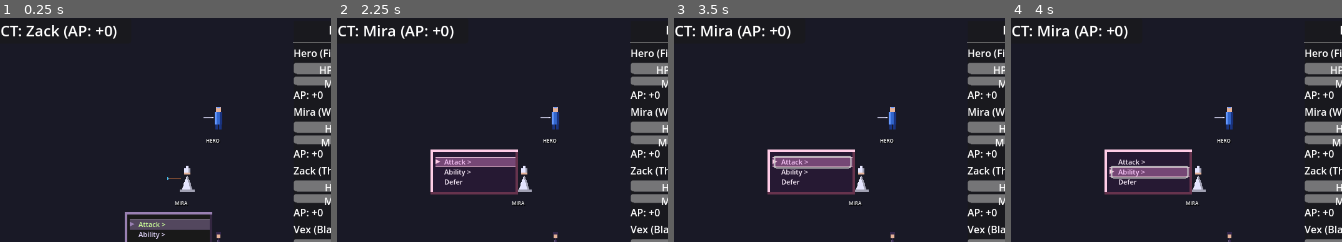
Above: before the commit, frames 1-4 (left to right).
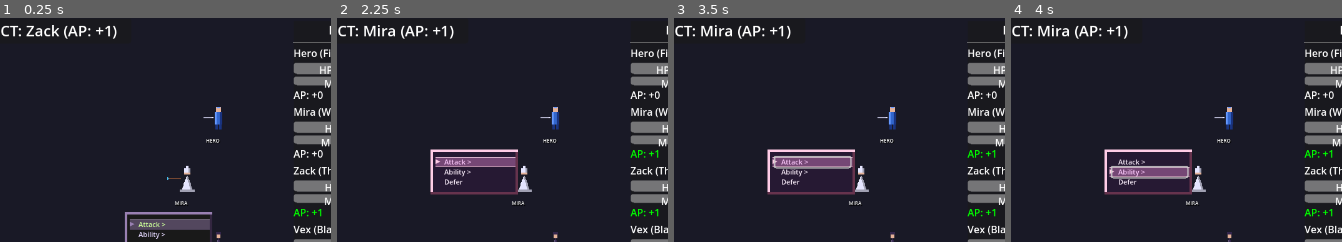
Above: after the commit, the same moments.

Repository: struktured-labs/cowardly-irregular
Game: Godot game, scene res://src/GameLoop.tscn
The game is run twice, just before and just after one commit, with the same random seed, the same clock (stepped at 60 frames per second) and the same inputs.
Inputs (mouse positions are % of the whole screen's width and height, from its top left):
- Up to frame 1 (0.25 s): no input
- Up to frame 2 (2.25 s): click (64, 47) at 0.52 s; click (64, 49) at 1.27 s; click (64, 52) at 2.02 s
- Up to frame 3 (3.5 s): click (60, 33) at 2.77 s
- Up to frame 4 (4 s): click (60, 35) at 3.52 s
The pictures show only the part of the screen within x 39-89%, y 1-51%; the shares and areas given below are measured in that part.

The runs differ from the first frame. In frame 1, 0.2% of the frame differs, in the area x 31-98%, y 3-89%; in frame 2, 0.4%; in frame 3, 0.4%; in frame 4, 0.4%.
Error in both runs: Cannot call method 'stop' on a previously freed instance. (res://src/ui/Win98Menu.gd:631)

Commit message:
Fix AP economy and advance menu behavior
AP System:
- Natural +1 AP gain at start of each combatant's turn
- All actions (attack/ability/item) cost 1 AP (net 0 for single action)
- Defer: no longer gives AP directly, just skips turn and defends
  (keeps natural +1 gain, so net +1 AP per deferred turn)
- Advance: each action costs 1 AP during execution

Menu Behavior:
- R button (advance) keeps menu open after queueing action
- Submenus close but root menu stays open for more selections
- R button acts as confirm when at queue limit (last action)

🤖 Generated with [Claude Code](https://claude.com/claude-code)

Co-Authored-By: Claude Opus 4.5 <noreply@anthropic.com>

Diff:
--- a/src/battle/BattleManager.gd
+++ b/src/battle/BattleManager.gd
@@ -201,6 +201,10 @@
 	# Start this combatant's selection
 	current_combatant.start_turn()
 
+	# Natural AP gain: +1 AP at start of each turn
+	current_combatant.gain_ap(1)
+	print("%s gains +1 AP (natural gain, now AP: %d)" % [current_combatant.combatant_name, current_combatant.current_ap])
+
 	if current_combatant in player_party:
 		current_state = BattleState.PLAYER_SELECTING
 	else:
@@ -276,20 +280,20 @@
 
 
 func player_advance(actions: Array[Dictionary]) -> void:
-	"""Queue Advance action (multiple actions in sequence)"""
+	"""Queue Advance action (multiple actions in sequence, each costs 1 AP)"""
 	if current_state != BattleState.PLAYER_SELECTING:
 		return
 
 	# Mark this as an advance with all actions
+	# Each action will cost 1 AP when executed (first cancels natural gain, rest go to debt)
 	var advance_action = {
 		"type": "advance",
 		"combatant": current_combatant,
 		"actions": actions,
-		"speed": _compute_action_speed(current_combatant, "attack"),  # Use attack speed as base
-		"ap_cost": actions.size() - 1
+		"speed": _compute_action_speed(current_combatant, "attack")  # Use attack speed as base
 	}
 	_queue_action(advance_action)
-	print("%s chooses to advance (%d actions)" % [current_combatant.combatant_name, actions.size()])
+	print("%s chooses to advance (%d actions, will cost %d AP)" % [current_combatant.combatant_name, actions.size(), actions.size()])
 	_end_selection_turn()
 
 
@@ -373,8 +377,10 @@
 		return
 
 	if should_advance and combatant.current_ap >= 1:
-		# Queue multiple attacks as advance
-		var num_actions = mini(randi_range(2, 3), combatant.current_ap + 1)
+		# Queue multiple attacks as advance (each action costs 1 AP)
+		# Can go up to AP+4 actions (into max debt of -4)
+		var max_actions = combatant.current_ap + 4  # With AP=1, can do 5 actions going to -4
+		var num_actions = mini(randi_range(2, 3), max_actions)
 		var advance_actions: Array[Dictionary] = []
 		for i in range(num_actions):
 			var target = _choose_target(combatant, alive_enemies, {})
@@ -384,8 +390,7 @@
 			"type": "advance",
 			"combatant": combatant,
 			"actions": advance_actions,
-			"speed": _compute_action_speed(combatant, "attack"),
-			"ap_cost": num_actions - 1
+			"speed": _compute_action_speed(combatant, "attack")
 		}
 		_queue_action(advance_action)
 		print("%s (AI) chooses to advance (%d actions)" % [combatant.combatant_name, num_actions])
@@ -529,15 +534,15 @@
 
 
 func _execute_advance(combatant: Combatant, advance_action: Dictionary) -> void:
-	"""Execute advance action - all queued actions in sequence"""
+	"""Execute advance action - all queued actions in sequence (each costs 1 AP)"""
 	var actions = advance_action["actions"] as Array
-	var ap_cost = advance_action.get("ap_cost", actions.size() - 1)
-
-	# Spend AP for advance
-	combatant.spend_ap(ap_cost)
-	print("%s advances! (%d actions, AP: %d)" % [combatant.combatant_name, actions.size(), combatant.current_ap])
-
-	# Execute all actions in sequence
+
+	# Note: Each action costs 1 AP during execution
+	# The first action would normally cost 1 AP anyway (canceling natural gain)
+	# Additional actions go into AP debt
+	print("%s advances with %d actions!" % [combatant.combatant_name, actions.size()])
+
+	# Execute all actions in sequence (each will spend 1 AP)
 	for action in actions:
 		if not combatant.is_alive:
 			break
@@ -562,9 +567,12 @@
 
 
 func _execute_attack(attacker: Combatant, target: Combatant) -> void:
-	"""Execute a basic physical attack"""
+	"""Execute a basic physical attack (costs 1 AP)"""
 	if not target or not target.is_alive:
 		return
+
+	# Actions cost 1 AP (cancels out natural gain for net 0)
+	attacker.spend_ap(1)
 
 	action_executing.emit(attacker, {"type": "attack", "target": target})
 
@@ -577,7 +585,7 @@
 
 
 func _execute_ability(caster: Combatant, ability_id: String, targets: Array) -> void:
-	"""Execute an ability"""
+	"""Execute an ability (costs 1 AP)"""
 	var ability = JobSystem.get_ability(ability_id)
 	if ability.is_empty():
 		print("Error: Unknown ability %s" % ability_id)
@@ -591,6 +599,9 @@
 	if not caster.spend_mp(mp_cost):
 		print("%s doesn't have enough MP!" % caster.combatant_name)
 		return
+
+	# Actions cost 1 AP (cancels out natural gain for net 0)
+	caster.spend_ap(1)
 
 	action_executing.emit(caster, {"type": "ability", "ability_id": ability_id, "targets": targets})
 	print("%s uses %s!" % [caster.combatant_name, ability["name"]])
@@ -771,9 +782,13 @@
 
 
 func _execute_item(user: Combatant, item_id: String, targets: Array) -> void:
+	"""Execute item use (costs 1 AP)"""
 	if not user.has_item(item_id):
 		print("%s doesn't have item: %s" % [user.combatant_name, item_id])
 		return
+
+	# Actions cost 1 AP (cancels out natural gain for net 0)
+	user.spend_ap(1)
 
 	action_executing.emit(user, {"type": "item", "item_id": item_id, "targets": targets})
 
--- a/src/battle/Combatant.gd
+++ b/src/battle/Combatant.gd
@@ -117,9 +117,10 @@
 
 
 func execute_defer() -> void:
-	"""Defer action: skip turn, gain +1 AP, reduce incoming damage"""
+	"""Defer action: skip turn, reduce incoming damage (no AP cost, keeps natural gain)"""
 	is_defending = true
-	gain_ap(1)
+	# Note: Defer doesn't give AP directly - it just doesn't cost the 1 AP that actions cost
+	# The natural +1 AP per turn is what accumulates when deferring
 
 
 func execute_advance(actions: Array[Dictionary]) -> void:
--- a/src/ui/Win98Menu.gd
+++ b/src/ui/Win98Menu.gd
@@ -784,7 +784,7 @@
 ## Advance Mode Functions
 
 func _handle_advance_input() -> void:
-	"""Handle R button / Shift+Enter - queue current action"""
+	"""Handle R button / Shift+Enter - queue current action or confirm if at limit"""
 	var current_item = menu_items[selected_index] if selected_index < menu_items.size() else {}
 
 	if current_item.has("submenu"):
@@ -797,7 +797,15 @@
 	if current_item.get("disabled", false):
 		return
 
-	# Queue the current action
+	# Check if we're at the queue limit - if so, act as confirm
+	var root = _get_root_menu()
+	if root._queued_actions.size() >= root._max_queue_size - 1:
+		# At or near limit - this will be the last action, so submit
+		_play_select_sound()
+		_submit_actions()
+		return
+
+	# Queue the current action (menu stays open for more)
 	_queue_current_action(current_item)
 
 
@@ -814,7 +822,7 @@
 
 
 func _queue_current_action(item: Dictionary) -> void:
-	"""Add action to queue (Advance mode)"""
+	"""Add action to queue (Advance mode) - menu stays open for more actions"""
 	# Always queue to root menu
 	var root = _get_root_menu()
 
@@ -830,9 +838,32 @@
 	root._queued_actions.append(action)
 	_play_advance_sound()
 
-	# If we're in a submenu, close just the submenu chain back to root
+	# Close submenus but keep root menu open for more actions
 	if parent_menu:
-		_close_submenu_chain()
+		# We're in a submenu - close this submenu and return to root
+		_close_submenu_to_root()
+	# If we're the root menu with a submenu open, close the submenu
+	elif submenu and is_instance_valid(submenu):
+		submenu.queue_free()
+		submenu = null
+
+
+func _close_submenu_to_root() -> void:
+	"""Close this submenu chain but keep root menu open"""
+	# Clean up our target highlight
+	_cleanup_target_highlight()
+
+	if submenu and is_instance_valid(submenu):
+		submenu.queue_free()
+		submenu = null
+
+	if parent_menu:
+		parent_menu.submenu = null
+		# If parent is not root, recurse
+		if parent_menu.parent_menu:
+			parent_menu._close_submenu_to_root()
+
+	queue_free()
 
 
 func _get_root_menu() -> Win98Menu:
@@ -843,14 +874,6 @@
 	return root
 
 
-func _close_submenu_chain() -> void:
-	"""Close this submenu and return focus to parent (for Advance mode)"""
-	if submenu:
-		submenu.queue_free()
-		submenu = null
-	if parent_menu:
-		parent_menu.submenu = null
-	queue_free()
 
 
 func _undo_last_action() -> void:
